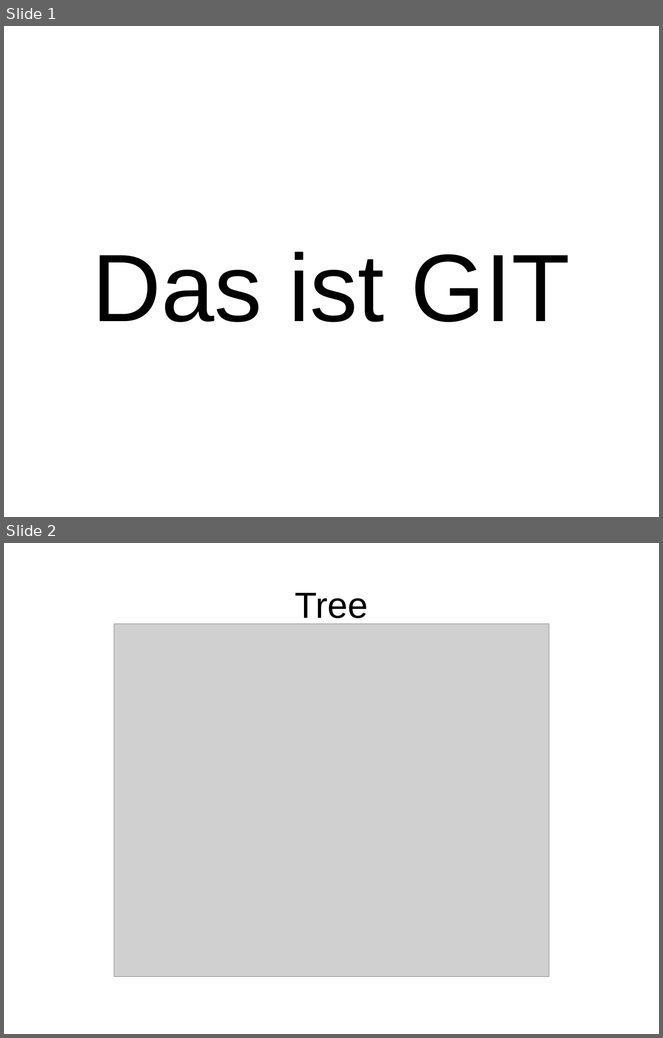
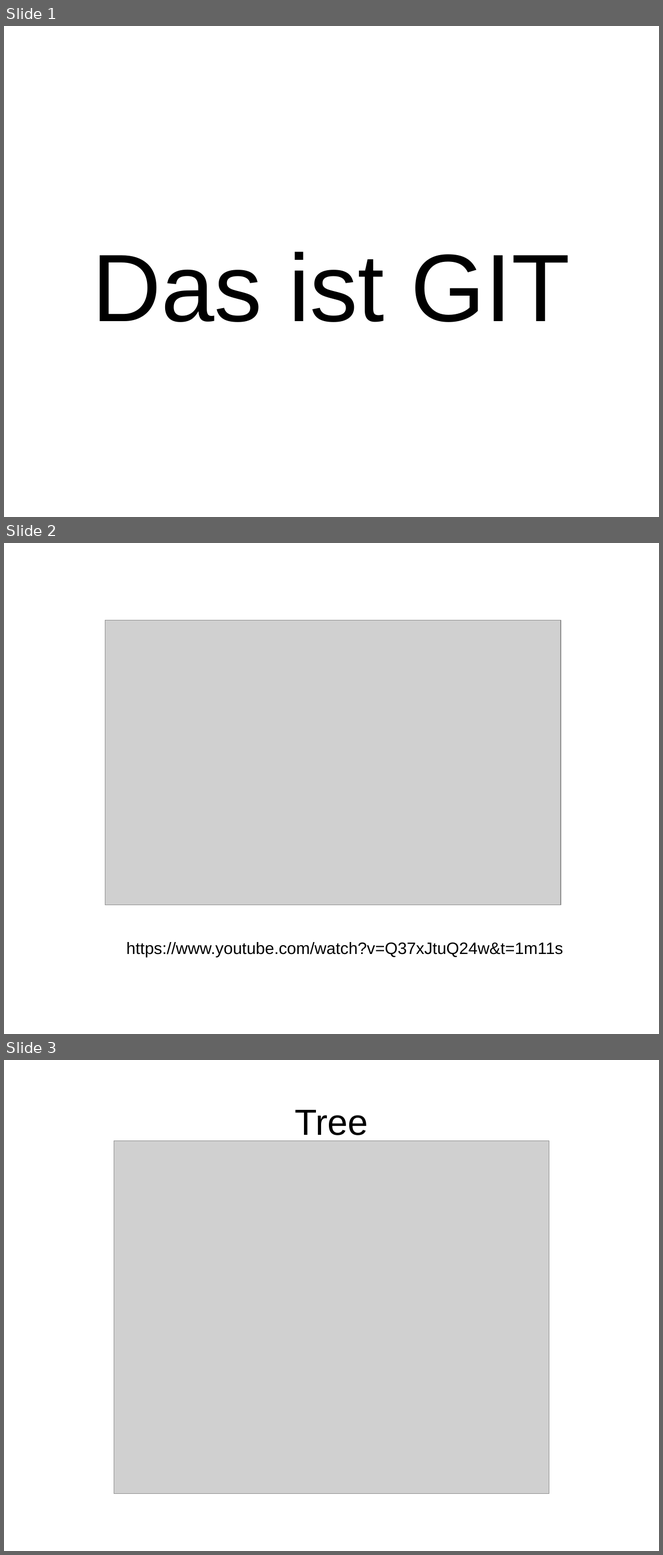
Before and after one commit to ldynia/git-workshop, a slide deck: slides.odp. Shown one above the other, each under a label of ours: slides 1 and 2 before the commit, slides 1, 2 and 3 after it. The pictures are 663x1038 and 663x1555 pixels, drawn with LibreOffice and Linux fonts; fonts in the diff are those of the drawing; grey boxes stand for pictures. Boxes give left, top, right and bottom in pixels: in the first picture for what was removed or moved away, otherwise in the second. Text is boxed around its words. In the diff, an @@ line names an element or a change of style, - is before the commit and + after.

```diff
--- a/slides.odp
+++ b/slides.odp
@@ slide 2 added at bbox=[4, 543, 659, 1034], background #FFFFFF @@
@@ picture added at bbox=[105, 620, 561, 905] @@
@@ title added at bbox=[126, 942, 563, 957], 20 pt, text #000000 @@
+https://www.youtube.com/watch?v=Q37xJtuQ24w&t=1m11s
@@ what was slide 2 is now slide 3 @@
```
Also in this commit, not shown: 1 other file.
